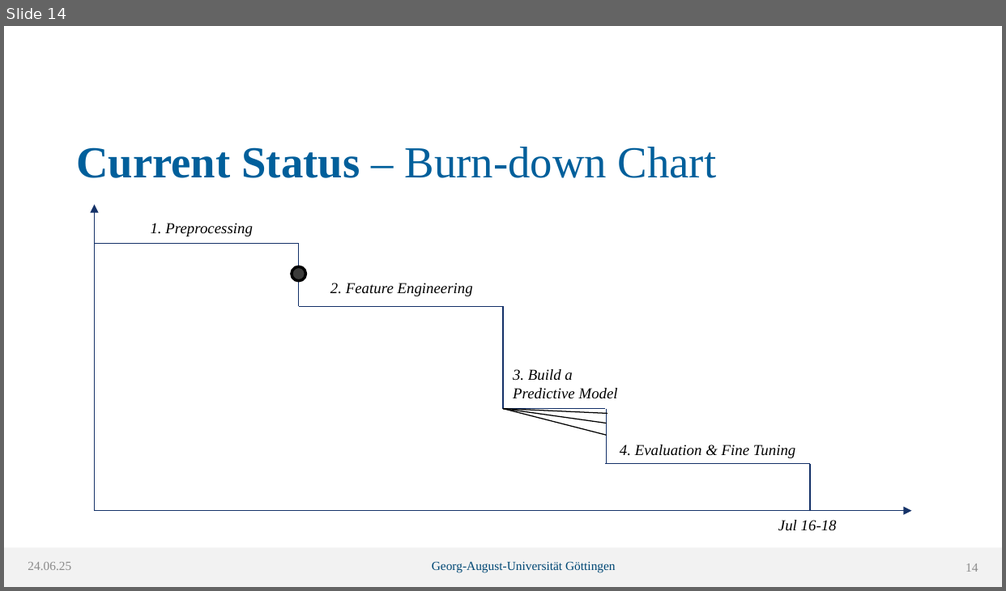
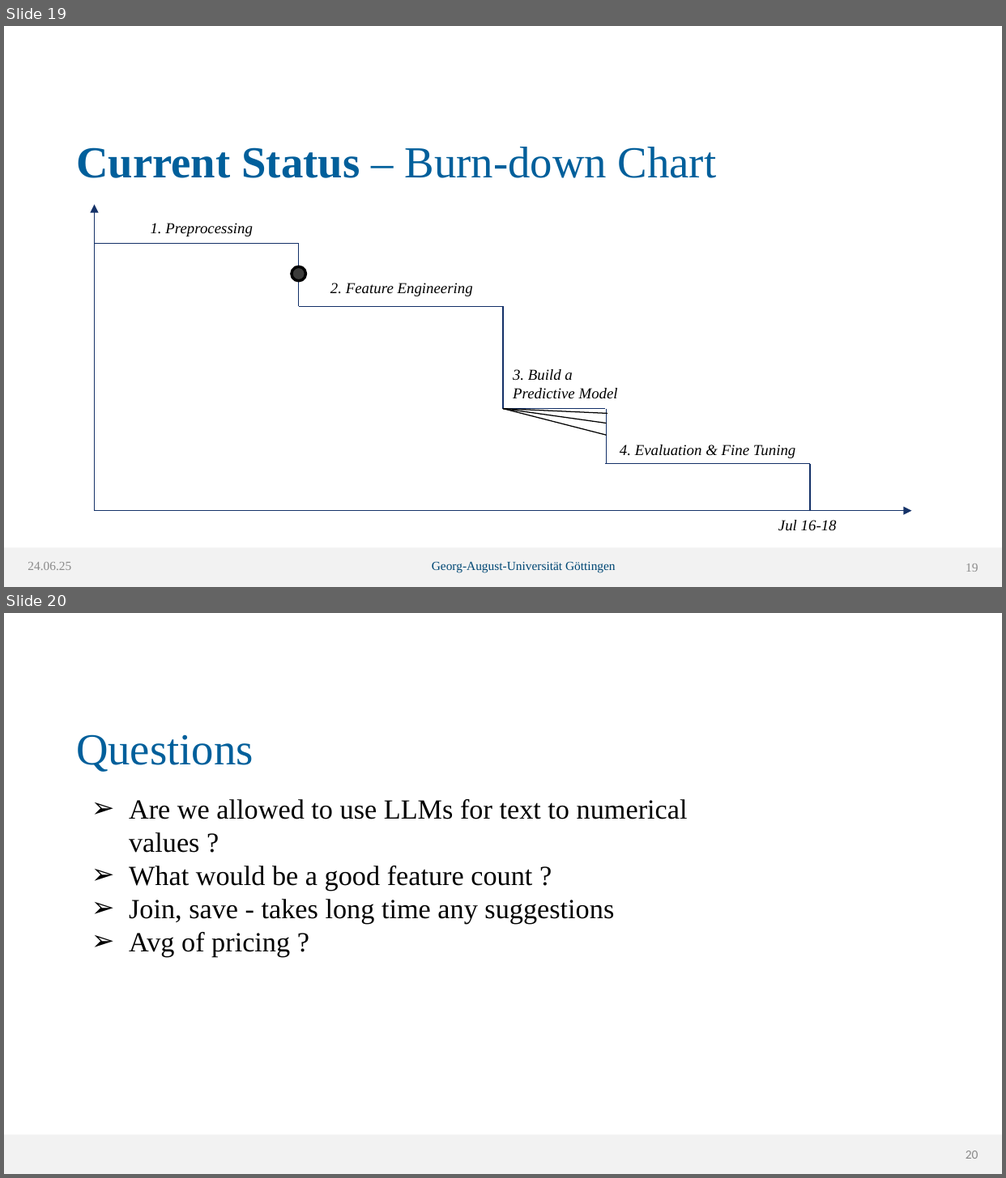
Before and after one commit to lhahner/price-predicition-project, a slide deck: docs/intermediate-pres.pptx. Shown one above the other, each under a label of ours: slide 14 before the commit, slides 19 and 20 after it. The pictures are 1006x591 and 1006x1178 pixels, drawn with LibreOffice and Linux fonts; fonts in the diff are those of the drawing; background and template pictures are left out. Boxes give left, top, right and bottom in pixels: in the first picture for what was removed or moved away, otherwise in the second. Text is boxed around its words. In the diff, an @@ line names an element or a change of style, - is before the commit and + after.

```diff
--- a/docs/intermediate-pres.pptx
+++ b/docs/intermediate-pres.pptx
@@ slide 20 added at <box>4,613,1002,1174</box>, background picture (left out); not listed: 2 template elements that a slide beside it also shows @@
@@ title added at <box>76,735,253,772</box>, 32 pt, text #005F9B @@
+Questions
@@ text added at <box>129,799,688,957</box>, 20 pt, text #000000 @@
+➢ Are we allowed to use LLMs for text to numerical values ?
+➢ What would be a good feature count ?
+➢ Join, save - takes long time any suggestions
+➢ Avg of pricing ?
@@ page number added at <box>965,1151,978,1159</box>, 9 pt, text #888888 @@
+20
@@ what was slide 14 is now slide 19 @@
@@ page number at <box>965,564,978,572</box>: text changed @@
-14
+19
```
Also in this commit, not shown: 2 slides changed, 5 other slides added, 1 other file.
